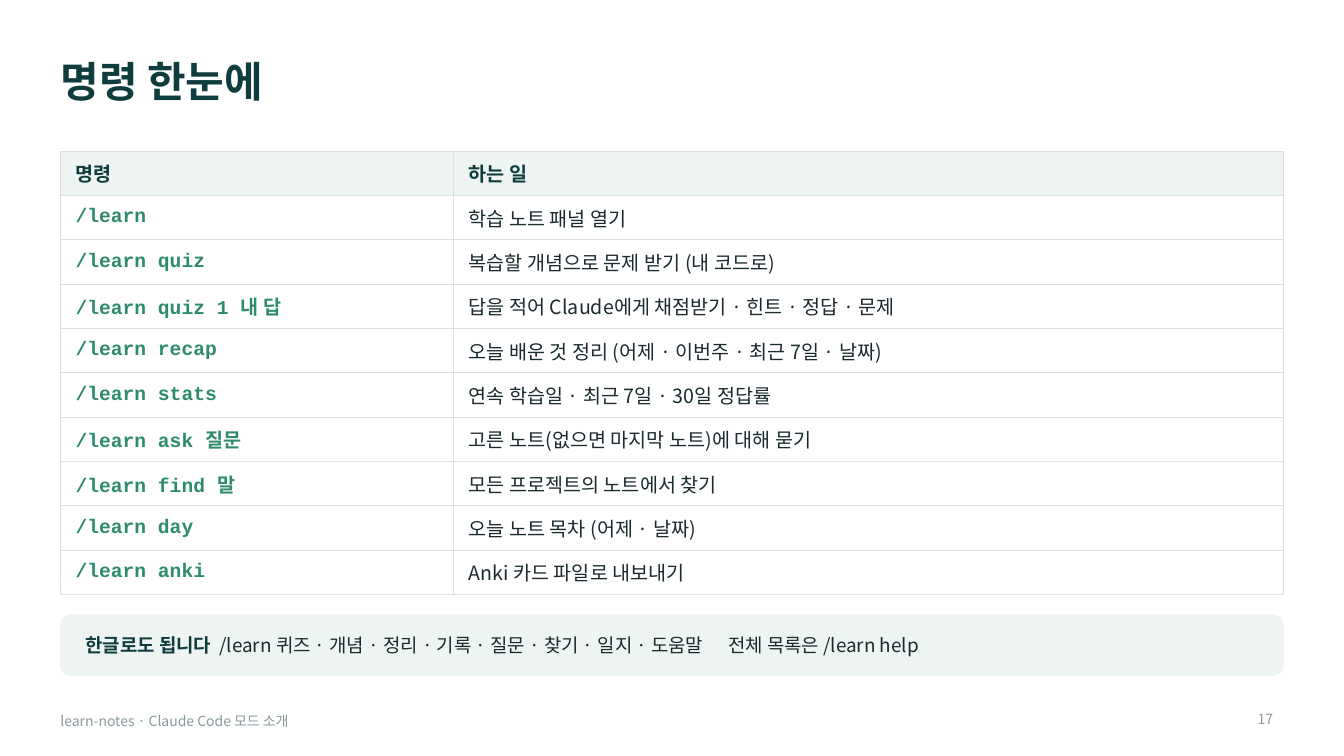
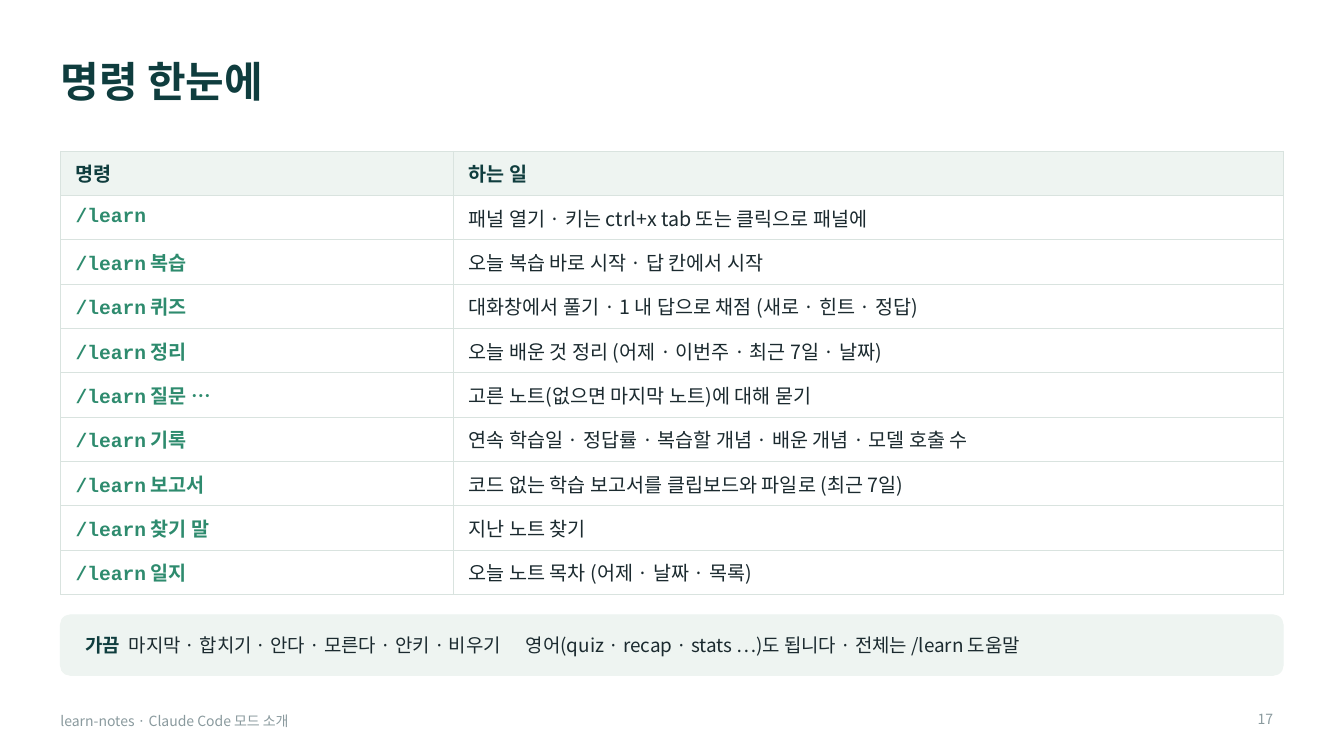
Before and after one commit to Owen-YC/learn-notes, a slide deck: slide 17 of docs/team/learn-notes-intro.pptx. Drawn at 1344x756 pixels with LibreOffice and Linux fonts; fonts in the diff are those of the drawing. Boxes give left, top, right and bottom in pixels: in the first picture for what was removed or moved away, otherwise in the second. Text is boxed around its words. In the diff, an @@ line names an element or a change of style, - is before the commit and + after.

```diff
--- a/docs/team/learn-notes-intro.pptx
+++ b/docs/team/learn-notes-intro.pptx
@@ table at (60,151,1284,588) @@
-row 2, column 2: 학습 노트 패널 열기
+row 2, column 2: 패널 열기 · 키는 ctrl+x tab 또는 클릭으로 패널에
-row 3, column 1: /learn quiz
+row 3, column 1: /learn 복습
-row 3, column 2: 복습할 개념으로 문제 받기 (내 코드로)
+row 3, column 2: 오늘 복습 바로 시작 · 답 칸에서 시작
-row 4, column 1: /learn quiz 1 내 답
+row 4, column 1: /learn 퀴즈
-row 4, column 2: 답을 적어 Claude에게 채점받기 · 힌트 · 정답 · 문제
+row 4, column 2: 대화창에서 풀기 · 1 내 답으로 채점 (새로 · 힌트 · 정답)
-row 5, column 1: /learn recap
+row 5, column 1: /learn 정리
-row 6, column 1: /learn stats
+row 6, column 1: /learn 질문 …
-row 6, column 2: 연속 학습일 · 최근 7일 · 30일 정답률
+row 6, column 2: 고른 노트(없으면 마지막 노트)에 대해 묻기
-row 7, column 1: /learn ask 질문
+row 7, column 1: /learn 기록
-row 7, column 2: 고른 노트(없으면 마지막 노트)에 대해 묻기
+row 7, column 2: 연속 학습일 · 정답률 · 복습할 개념 · 배운 개념 · 모델 호출 수
-row 8, column 1: /learn find 말
+row 8, column 1: /learn 보고서
-row 8, column 2: 모든 프로젝트의 노트에서 찾기
+row 8, column 2: 코드 없는 학습 보고서를 클립보드와 파일로 (최근 7일)
-row 9, column 1: /learn day
+row 9, column 1: /learn 찾기 말
-row 9, column 2: 오늘 노트 목차 (어제 · 날짜)
+row 9, column 2: 지난 노트 찾기
-row 10, column 1: /learn anki
+row 10, column 1: /learn 일지
-row 10, column 2: Anki 카드 파일로 내보내기
+row 10, column 2: 오늘 노트 목차 (어제 · 날짜 · 목록)
@@ text at (86,636,1020,657): text changed @@
-한글로도 됩니다 /learn 퀴즈 · 개념 · 정리 · 기록 · 질문 · 찾기 · 일지 · 도움말 전체 목록은 /learn help
+가끔 마지막 · 합치기 · 안다 · 모른다 · 안키 · 비우기 영어(quiz · recap · stats …)도 됩니다 · 전체는 /learn 도움말
```
Also in this commit, not shown: 12 other slides changed, 2 slides added, 1 slide removed, 13 other files.
